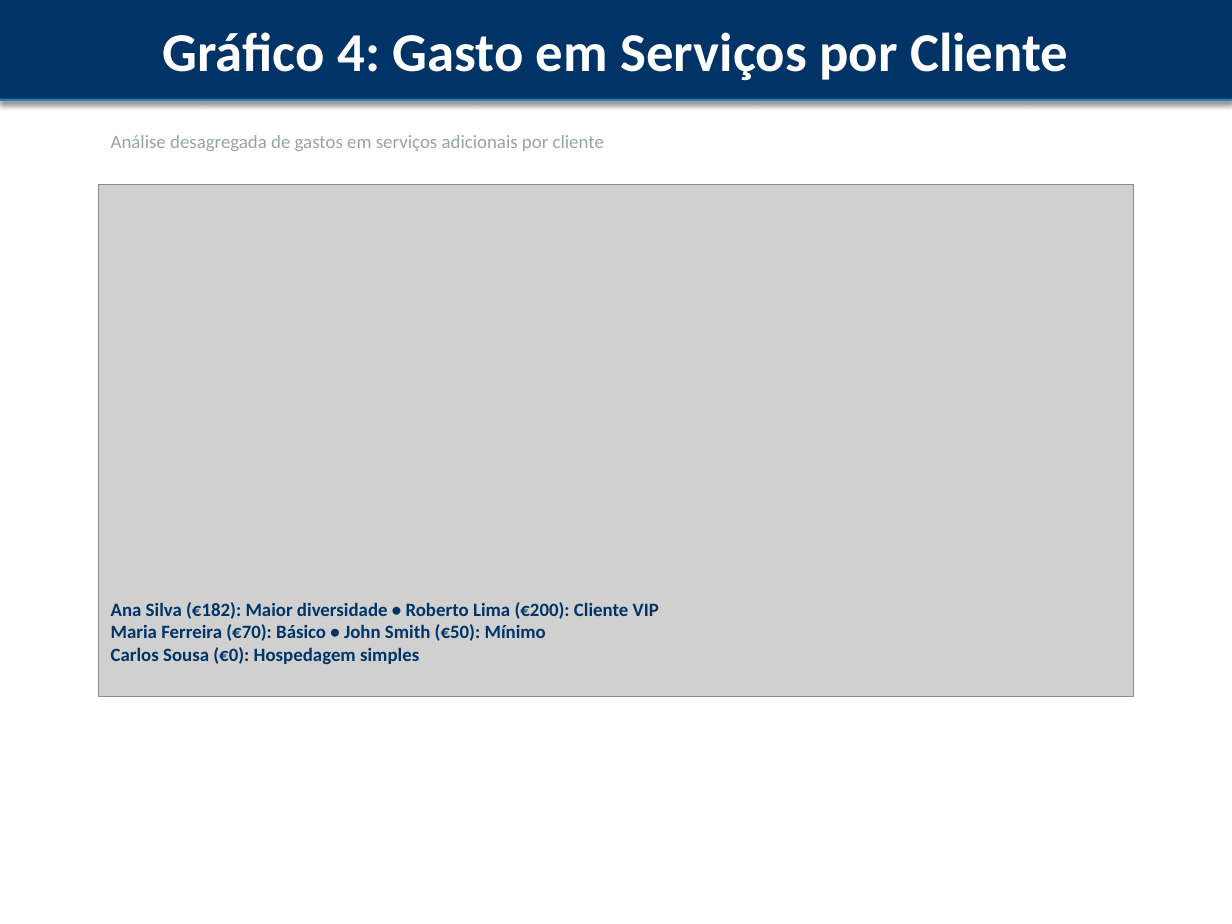
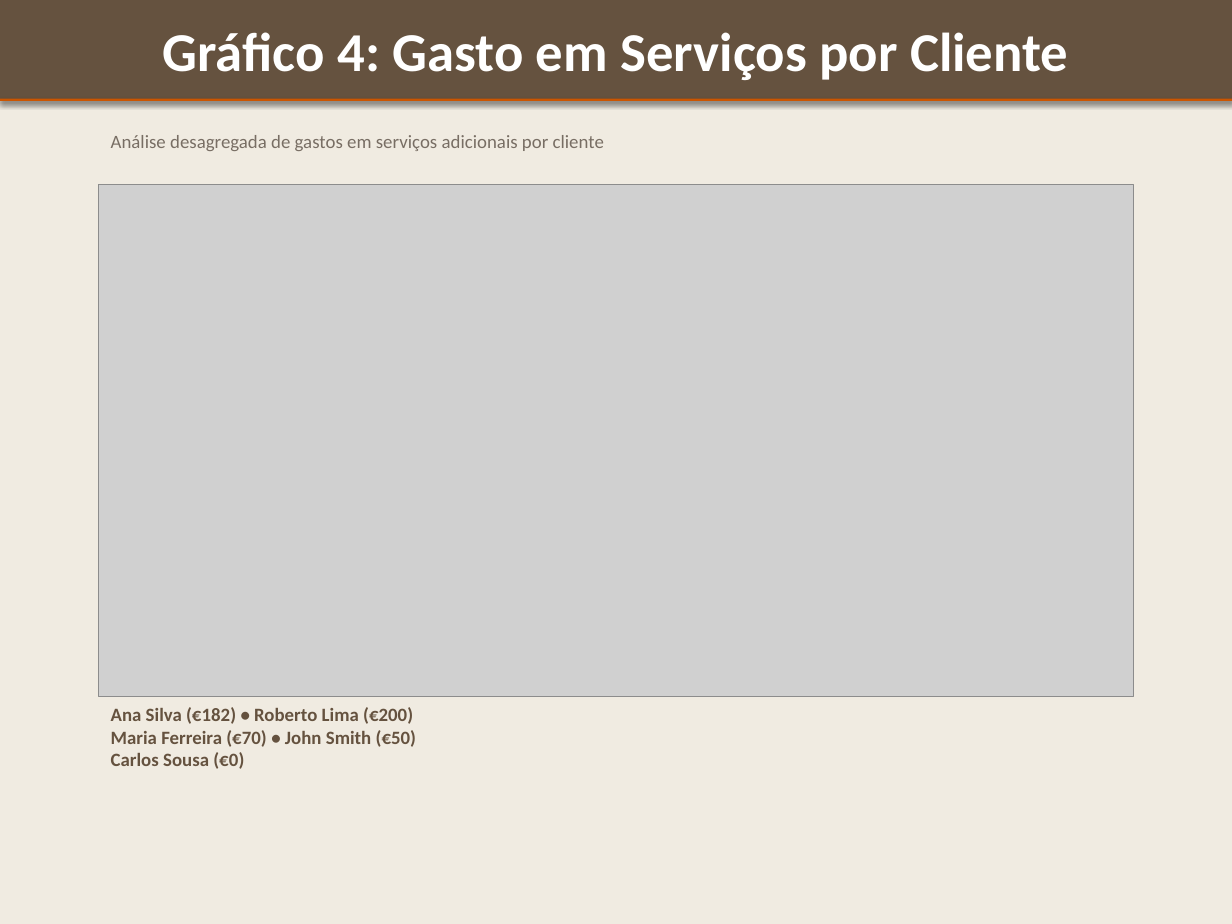
Before and after one commit to InnaVibes/Ctesp, a slide deck: slide 19 of peid/TRABALHO_PRATICO/apresentacao_reservas.pptx. Drawn at 1232x924 pixels with LibreOffice and Linux fonts; fonts in the diff are those of the drawing; grey boxes stand for pictures. Boxes give left, top, right and bottom in pixels: in the first picture for what was removed or moved away, otherwise in the second. Text is boxed around its words. In the diff, an @@ line names an element or a change of style, - is before the commit and + after.

```diff
--- a/peid/TRABALHO_PRATICO/apresentacao_reservas.pptx
+++ b/peid/TRABALHO_PRATICO/apresentacao_reservas.pptx
@@ background #FFFFFF to #F0EBE1 @@
@@ rectangle "Gráfico 4: Gasto em Serviços ..." at [0,0,1232,99]: fill #003366 to #65523F; outline #003366 0.75 pt to #65523F 0.75 pt @@
@@ rectangle at [0,99,1232,101]: fill #2980B9 to #CC5500 @@
@@ text "Análise desagregada de gastos em ..." at [111,135,604,151]: text colour #95A5A6 to #786E64 @@
@@ text at [111,707,416,769]: text changed; text colour #003366 to #65523F @@
-Ana Silva (€182): Maior diversidade • Roberto Lima (€200): Cliente VIP
-Maria Ferreira (€70): Básico • John Smith (€50): Mínimo
-Carlos Sousa (€0): Hospedagem simples
+Ana Silva (€182) • Roberto Lima (€200)
+Maria Ferreira (€70) • John Smith (€50)
+Carlos Sousa (€0)
```
Also in this commit, not shown: 21 other slides changed, 2 other files.
